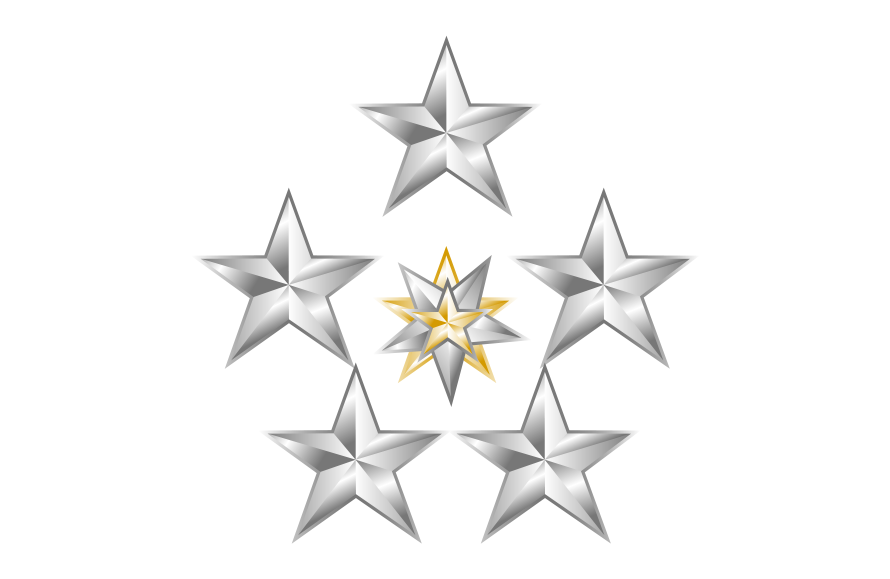
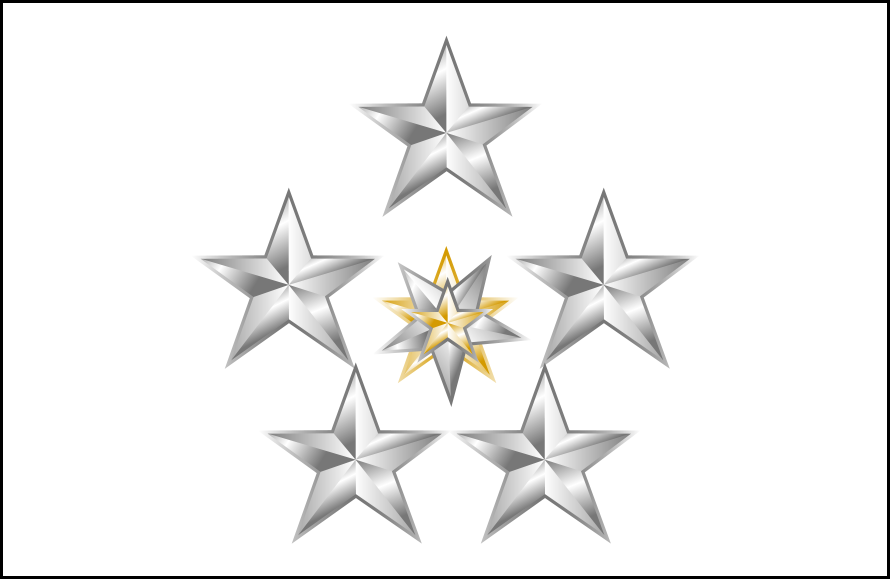
Before/after of a 890px x 579px layered artwork. What changed in the layer stack:
added layer "Layer 9" over left=0, top=0, right=890, bottom=579
